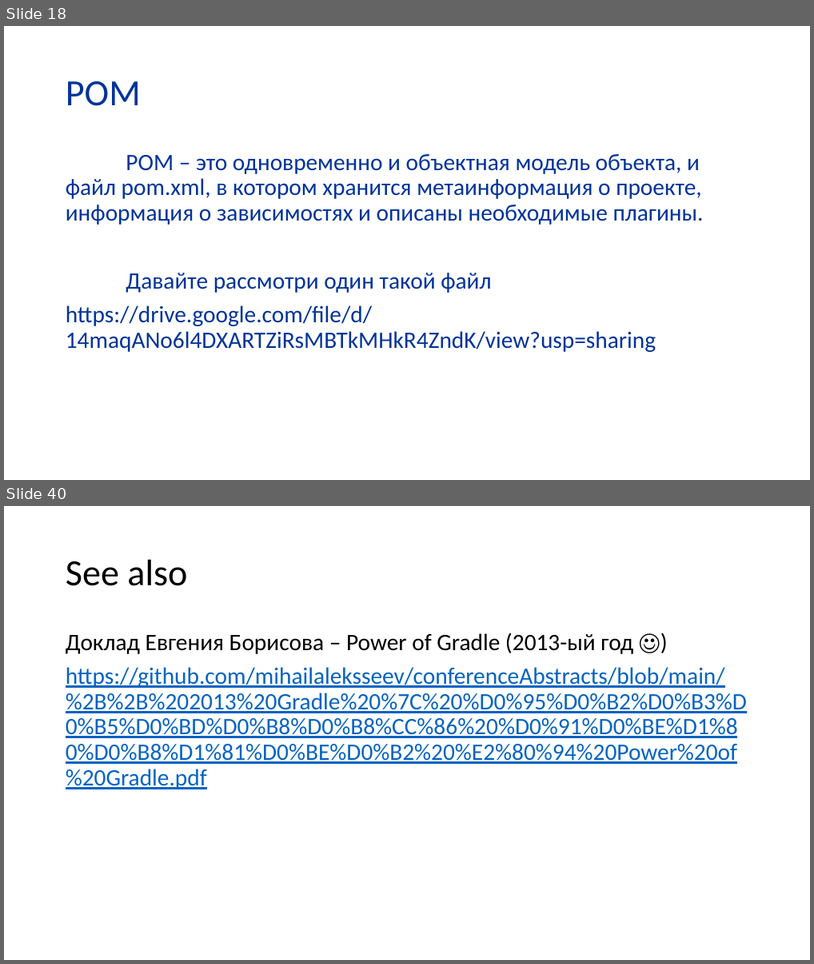
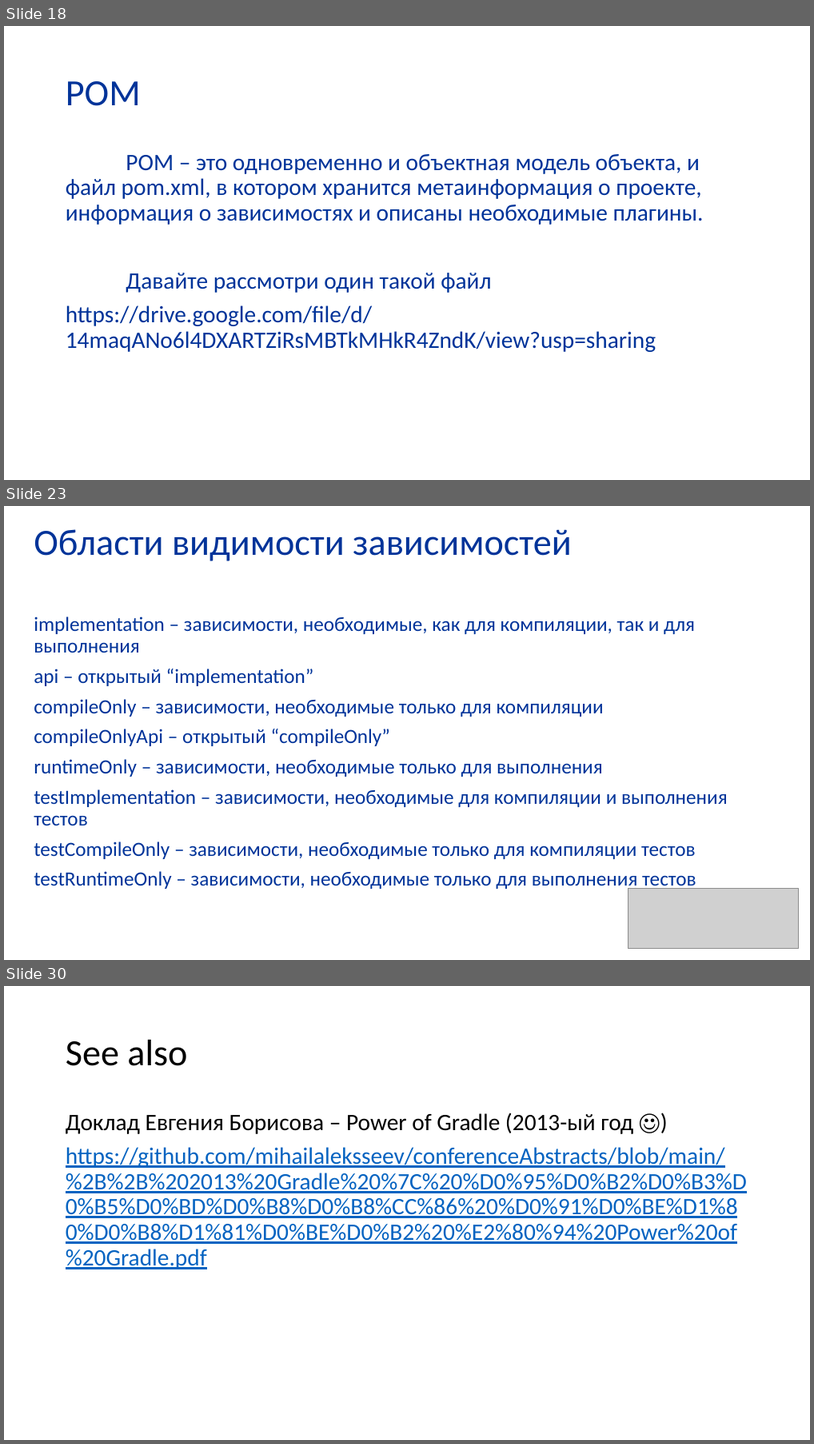
Before and after one commit to butenko-or/programming-technologies, a slide deck: PT_build_systems.pptx. Shown one above the other, each under a label of ours: slides 18 and 40 before the commit, slides 18, 23 and 30 after it; the slides between them are not shown. The pictures are 814x964 and 814x1444 pixels, drawn with LibreOffice and Linux fonts; fonts in the diff are those of the drawing; grey boxes stand for pictures; background and template pictures are left out. Boxes give left, top, right and bottom in pixels: in the first picture for what was removed or moved away, otherwise in the second. Text is boxed around its words. In the diff, an @@ line names an element or a change of style, - is before the commit and + after.

```diff
--- a/PT_build_systems.pptx
+++ b/PT_build_systems.pptx
@@ slide 23 added at (x1=4, y1=506, x2=810, y2=960), background picture (left out) @@
@@ text added at (x1=34, y1=529, x2=572, y2=561), 44 pt, text #003399 @@
+Области видимости зависимостей
@@ text added at (x1=34, y1=616, x2=728, y2=891), 24 pt, text #003399 @@
+implementation – зависимости, необходимые, как для компиляции, так и для выполнения
+api – открытый “implementation”
+compileOnly – зависимости, необходимые только для компиляции
+compileOnlyApi – открытый “compileOnly”
+runtimeOnly – зависимости, необходимые только для выполнения
+testImplementation – зависимости, необходимые для компиляции и выполнения тестов
+testCompileOnly – зависимости, необходимые только для компиляции тестов
+testRuntimeOnly – зависимости, необходимые только для выполнения тестов
@@ picture added at (x1=628, y1=888, x2=799, y2=948) @@
@@ what was slide 40 is now slide 30 @@
```
Also in this commit, not shown: 3 slides changed, 7 other slides added, 18 slides removed.
